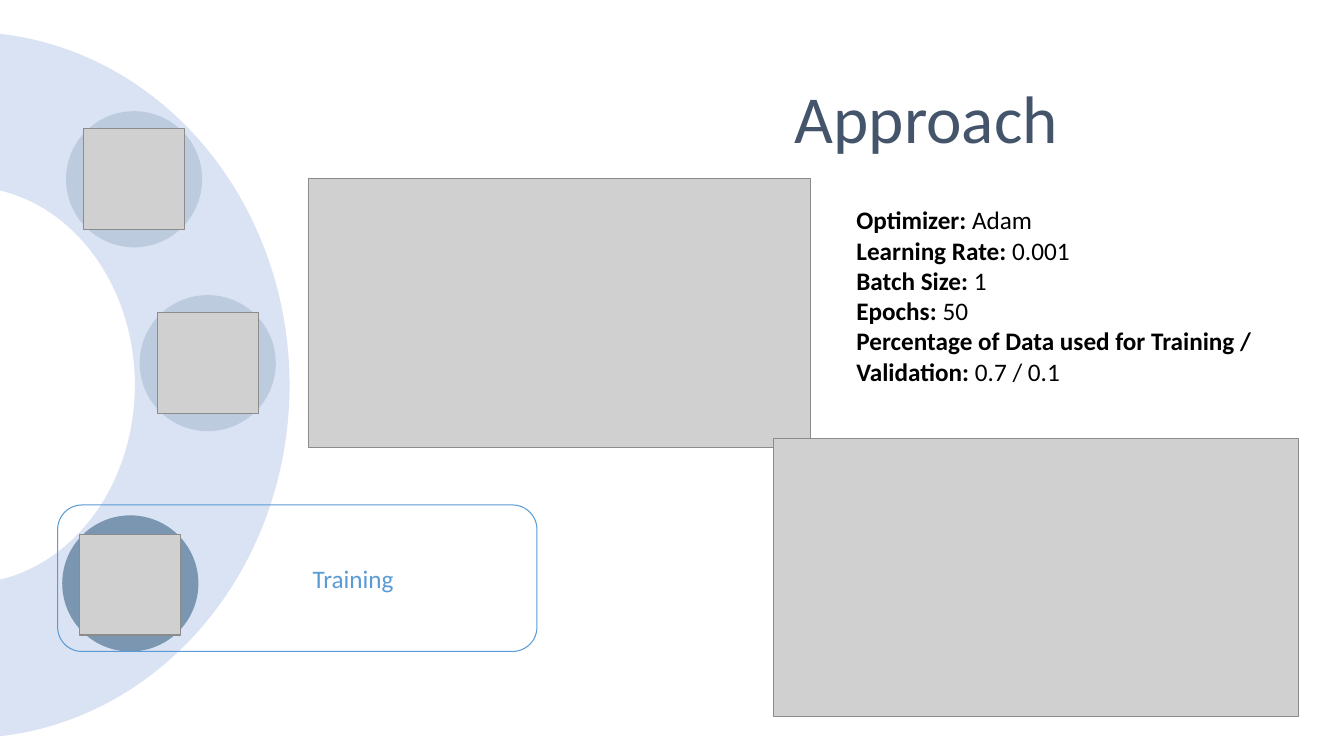
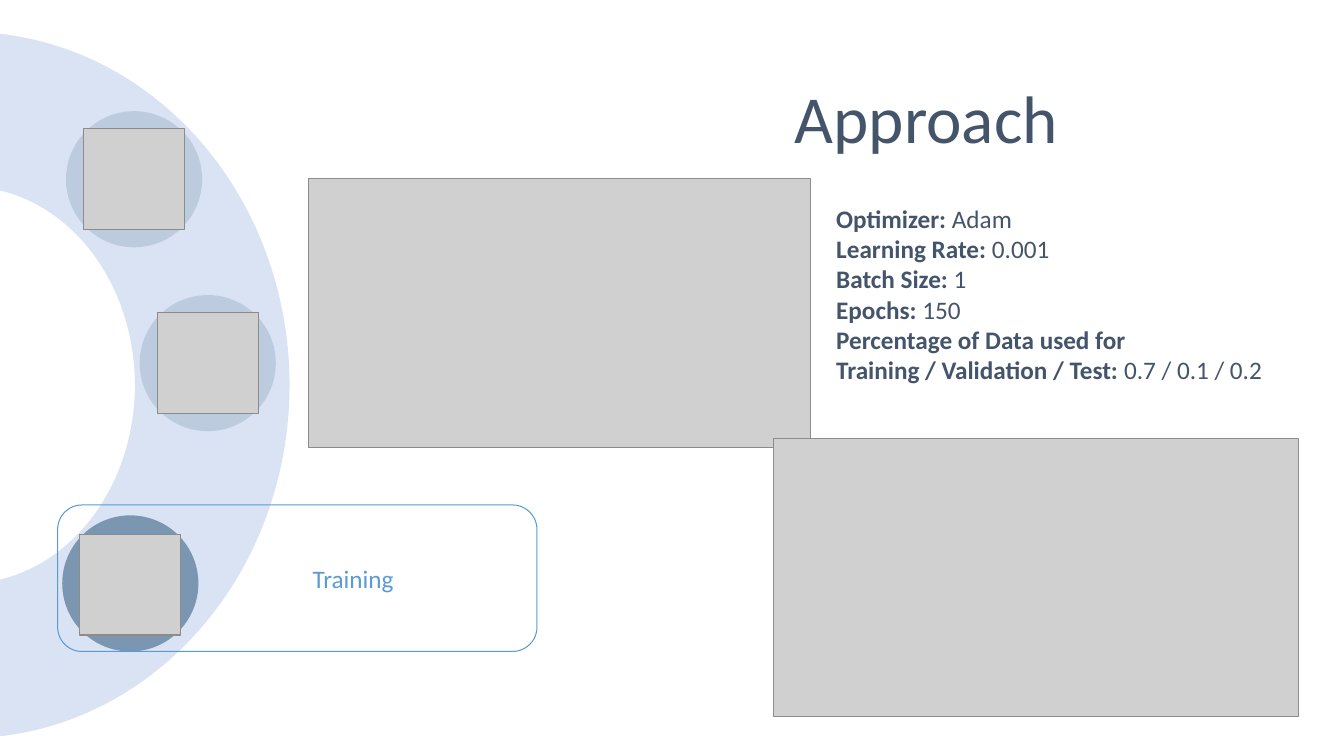
Before and after one commit to erikhelmut/ADL-recognition-with-wrist-worn-accelerometer, a slide deck: slide 7 of Activities of Daily Living-recognition-with-wrist-worn-accelerometer.pptx. Drawn at 1344x756 pixels with LibreOffice and Linux fonts; fonts in the diff are those of the drawing; grey boxes stand for pictures. Boxes give left, top, right and bottom in pixels: in the first picture for what was removed or moved away, otherwise in the second. Text is boxed around its words. In the diff, an @@ line names an element or a change of style, - is before the commit and + after.

```diff
--- a/Activities of Daily Living-recognition-with-wrist-worn-accelerometer.pptx
+++ b/Activities of Daily Living-recognition-with-wrist-worn-accelerometer.pptx
@@ text "Optimizer: Adam": place and size @@
-text "Optimizer: Adam" at <box>856,211,1234,381</box>
+text "Optimizer: Adam" at <box>836,210,1262,384</box>
@@ text at <box>836,210,1049,288</box>: text colour #000000 to #44546A in "Optimizer: Adam", "Learning Rate: 0.001", "Batch Size: 1" @@
@@ text at <box>836,301,1262,384</box>: text changed; text colour #000000 to #44546A @@
-Epochs: 50
-Percentage of Data used for Training / Validation: 0.7 / 0.1
+Epochs: 150
+Percentage of Data used for
+Training / Validation / Test: 0.7 / 0.1 / 0.2
```
Also in this commit, not shown: 7 other slides changed, 1 other file.
